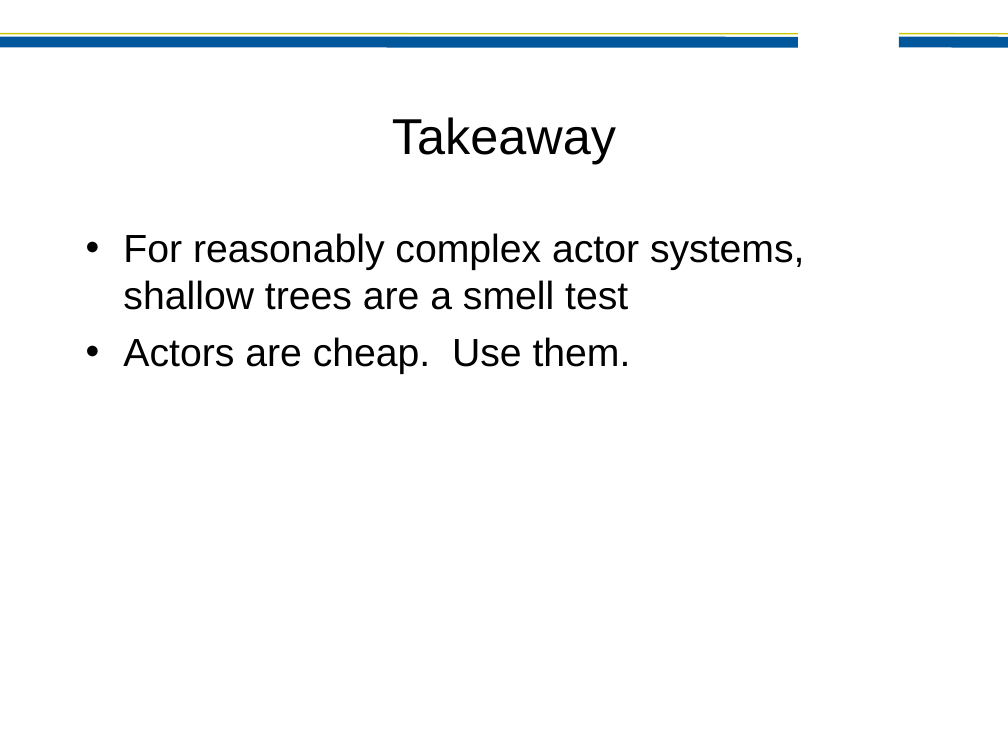
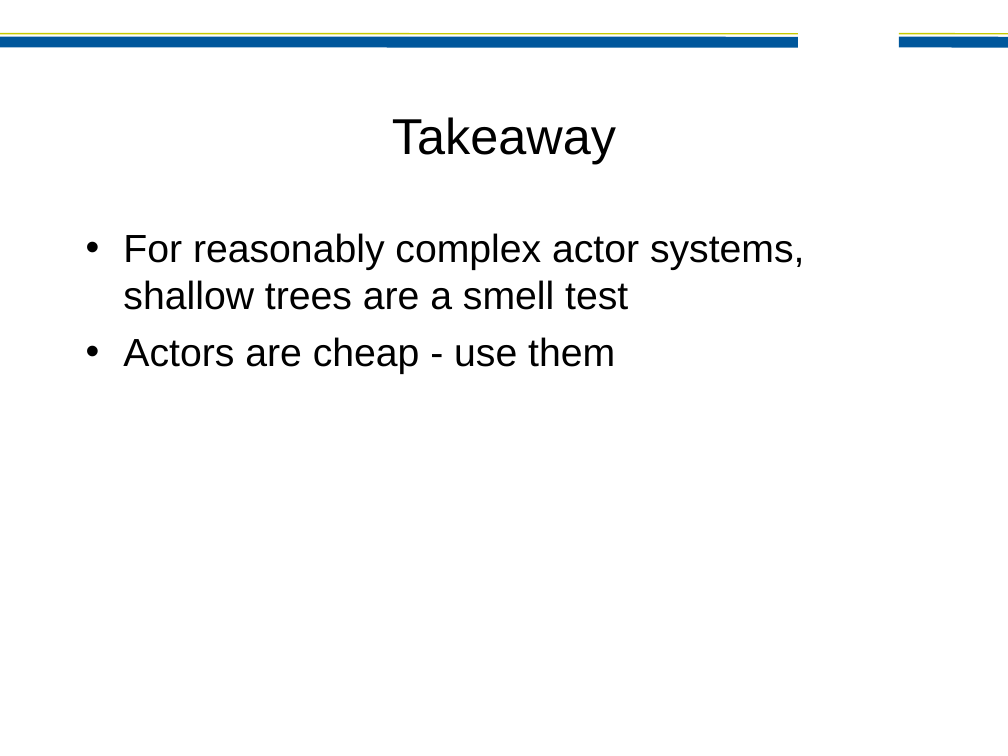
Before and after one commit to jamie-allen/effective_actors, a slide deck: slide 18 of preso/EffectiveActors-JaxConf2012.ppt. Drawn at 1008x756 pixels with LibreOffice and Linux fonts; fonts in the diff are those of the drawing; background and template pictures are left out. Boxes give left, top, right and bottom in pixels: in the first picture for what was removed or moved away, otherwise in the second. Text is boxed around its words. In the diff, an @@ line names an element or a change of style, - is before the commit and + after.

```diff
--- a/preso/EffectiveActors-JaxConf2012.ppt
+++ b/preso/EffectiveActors-JaxConf2012.ppt
@@ text at bbox=[123, 337, 615, 374]: text changed @@
-• Actors are cheap. Use them.
+• Actors are cheap - use them
```
Also in this commit, not shown: 1 other slide changed, 1 other file.
